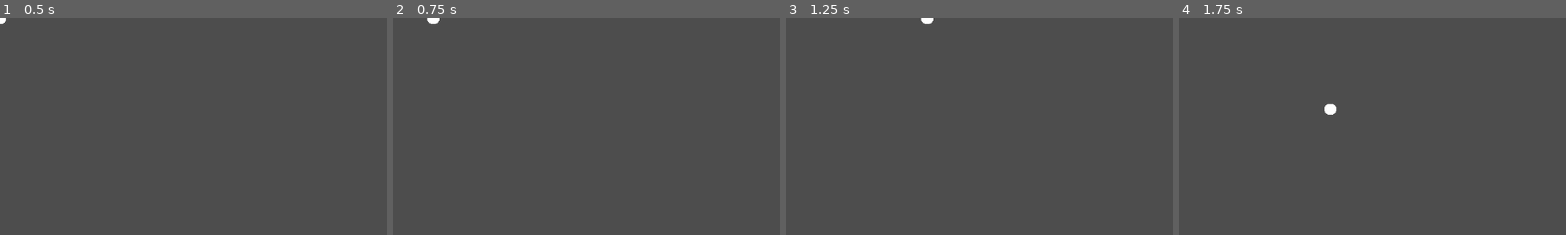
Above: before the commit, frames 1-4 (left to right).
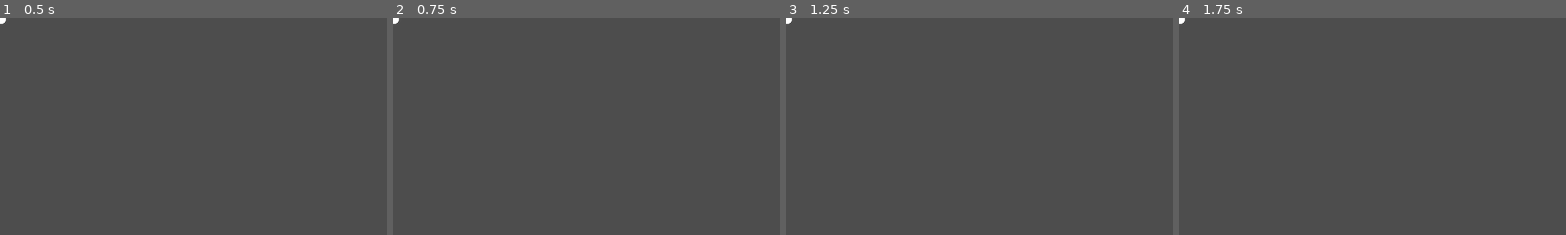
Above: after the commit, the same moments.

Repository: NaiNameDev/box_exploader
Game: Godot game, scene res://levels/test.tscn
The game is run twice, just before and just after one commit, with the same random seed, the same clock (stepped at 60 frames per second) and the same inputs.
Inputs:
- Up to frame 1 (0.5 s): no input
- Up to frame 2 (0.75 s): tap Enter at 0.5 s; hold Right (ui_right) from 0.53 s (still down)
- Up to frame 3 (1.25 s): keep holding Right (ui_right)
- Up to frame 4 (1.75 s): tap Space at 1.25 s; release Right (ui_right) at 1.28 s; hold Down (ui_down) from 1.28 s (still down)
The pictures show only the part of the screen within x 0-50%, y 0-50%; the shares and areas given below are measured in that part.

Frame 1 is identical in both runs. In frame 2, 0.1% of the frame differs, in the area x 0-13%, y 0-3%; in frame 3, 0.1%; in frame 4, 0.2%, in the area x 0-41%, y 0-45%.

Commit message:
player
wasd

Diff:
--- a/levels/character_body_2d.gd
+++ b/levels/character_body_2d.gd
@@ -4,11 +4,11 @@
 @export var speed: int = 300
 
 func _physics_process(delta):
-	# Получаем input vector (ввод игрока)
-	var direction: Vector2 = Input.get_vector("ui_left", "ui_right", "ui_up", "ui_down")
+  # Получаем input vector (ввод игрока)
+  var direction: Vector2 = Input.get_vector("left", "right", "up", "down")
 
-	# Рассчитываем новую скорость
-	velocity = direction * speed
+  # Рассчитываем новую скорость
+  velocity = direction * speed
 
-	# Применяем движение и обрабатываем столкновения
-	move_and_slide()
+  # Применяем движение и обрабатываем столкновенияs
+  move_and_slide()
--- a/levels/test.tscn
+++ b/levels/test.tscn
@@ -3,6 +3,7 @@
 [ext_resource type="Script" uid="uid://ct3esyb15tcar" path="res://levels/character_body_2d.gd" id="1_72lju"]
 
 [sub_resource type="CapsuleShape2D" id="CapsuleShape2D_nfdnw"]
+height = 20.0
 
 [sub_resource type="SphereMesh" id="SphereMesh_nfdnw"]
 
@@ -12,6 +13,7 @@
 script = ExtResource("1_72lju")
 
 [node name="CollisionShape2D" type="CollisionShape2D" parent="CharacterBody2D"]
+position = Vector2(0, 1)
 shape = SubResource("CapsuleShape2D_nfdnw")
 
 [node name="MeshInstance2D" type="MeshInstance2D" parent="CharacterBody2D"]
--- a/project.godot
+++ b/project.godot
@@ -14,3 +14,26 @@
 run/main_scene="uid://dos7wibqu5kbo"
 config/features=PackedStringArray("4.5", "Forward Plus")
 config/icon="res://icon.svg"
+
+[input]
+
+up={
+"deadzone": 0.2,
+"events": [Object(InputEventKey,"resource_local_to_scene":false,"resource_name":"","device":0,"window_id":0,"alt_pressed":false,"shift_pressed":false,"ctrl_pressed":false,"meta_pressed":false,"pressed":false,"keycode":0,"physical_keycode":87,"key_label":0,"unicode":0,"location":0,"echo":false,"script":null)
+]
+}
+down={
+"deadzone": 0.2,
+"events": [Object(InputEventKey,"resource_local_to_scene":false,"resource_name":"","device":0,"window_id":0,"alt_pressed":false,"shift_pressed":false,"ctrl_pressed":false,"meta_pressed":false,"pressed":false,"keycode":0,"physical_keycode":83,"key_label":0,"unicode":0,"location":0,"echo":false,"script":null)
+]
+}
+left={
+"deadzone": 0.2,
+"events": [Object(InputEventKey,"resource_local_to_scene":false,"resource_name":"","device":0,"window_id":0,"alt_pressed":false,"shift_pressed":false,"ctrl_pressed":false,"meta_pressed":false,"pressed":false,"keycode":0,"physical_keycode":65,"key_label":0,"unicode":0,"location":0,"echo":false,"script":null)
+]
+}
+right={
+"deadzone": 0.2,
+"events": [Object(InputEventKey,"resource_local_to_scene":false,"resource_name":"","device":0,"window_id":0,"alt_pressed":false,"shift_pressed":false,"ctrl_pressed":false,"meta_pressed":false,"pressed":false,"keycode":0,"physical_keycode":68,"key_label":0,"unicode":0,"location":0,"echo":false,"script":null)
+]
+}
Not shown: 1 places in levels/level_1.tscn that only renumber resources
Not shown: 1 places in levels/levl_2.tscn that only renumber resources
Not shown, added: media/TestTileSet.png.import
